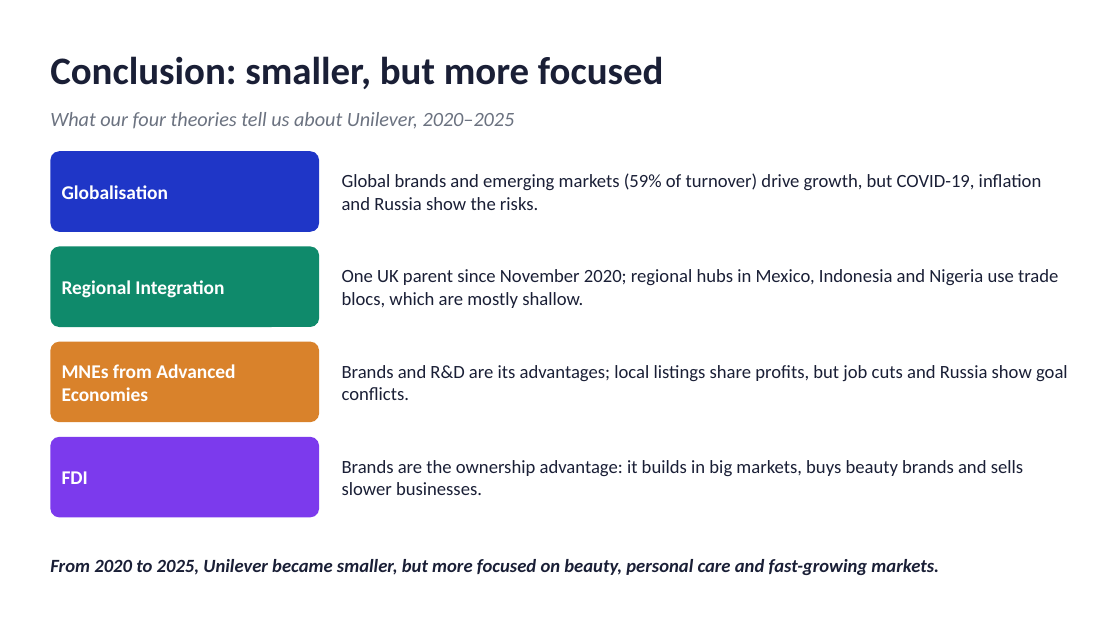
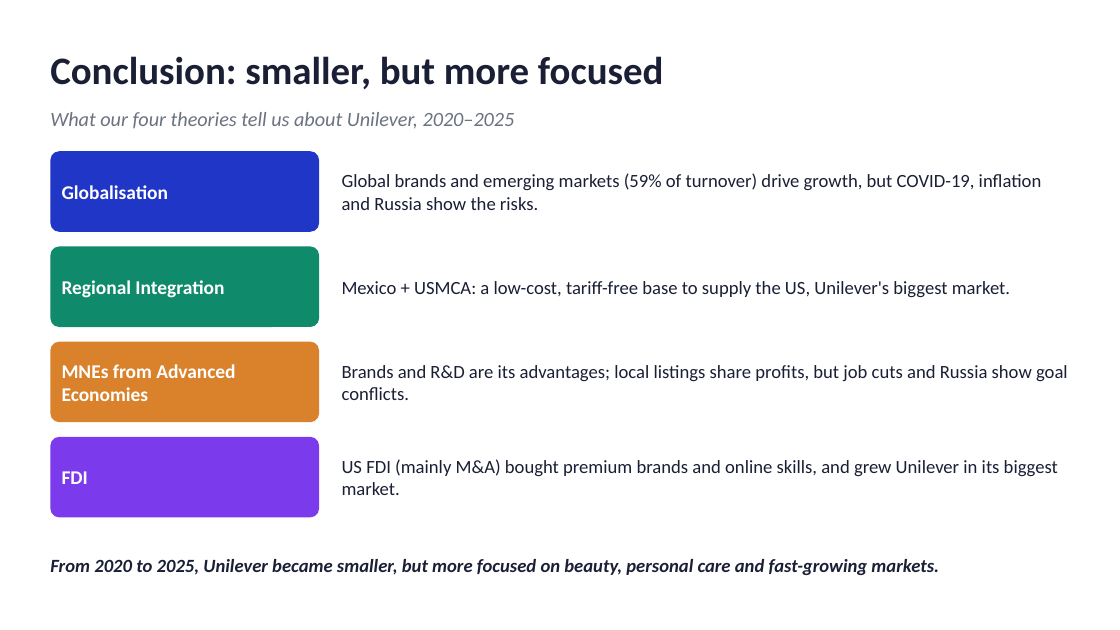
Before and after one commit to dollar3651314/mymba, a slide deck: slide 13 of content/busi1763/files/Unilever_Group_EN.pptx. Drawn at 1120x630 pixels with LibreOffice and Linux fonts; fonts in the diff are those of the drawing. Boxes give left, top, right and bottom in pixels: in the first picture for what was removed or moved away, otherwise in the second. Text is boxed around its words. In the diff, an @@ line names an element or a change of style, - is before the commit and + after.

```diff
--- a/content/busi1763/files/Unilever_Group_EN.pptx
+++ b/content/busi1763/files/Unilever_Group_EN.pptx
@@ text at (342,281,1010,297): text changed @@
-One UK parent since November 2020; regional hubs in Mexico, Indonesia and Nigeria use trade blocs, which are mostly shallow.
+Mexico + USMCA: a low-cost, tariff-free base to supply the US, Unilever's biggest market.
@@ text at (342,459,1058,495): text changed @@
-Brands are the ownership advantage: it builds in big markets, buys beauty brands and sells slower businesses.
+US FDI (mainly M&A) bought premium brands and online skills, and grew Unilever in its biggest market.
```
Also in this commit, not shown: 5 other slides changed, 1 slide added, 1 slide removed, 37 other files.
